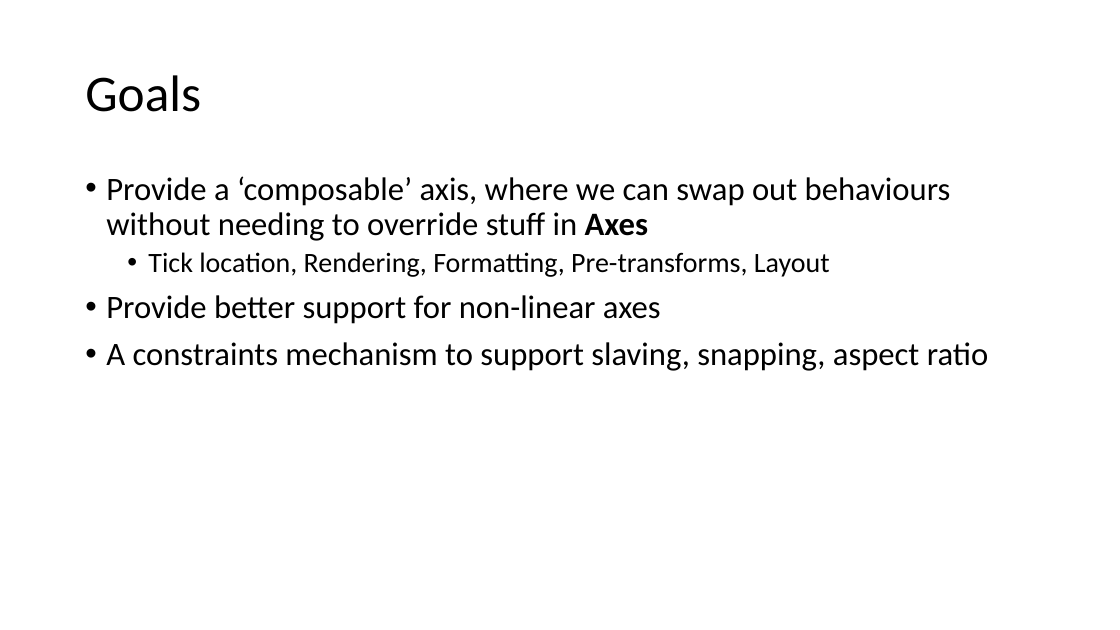
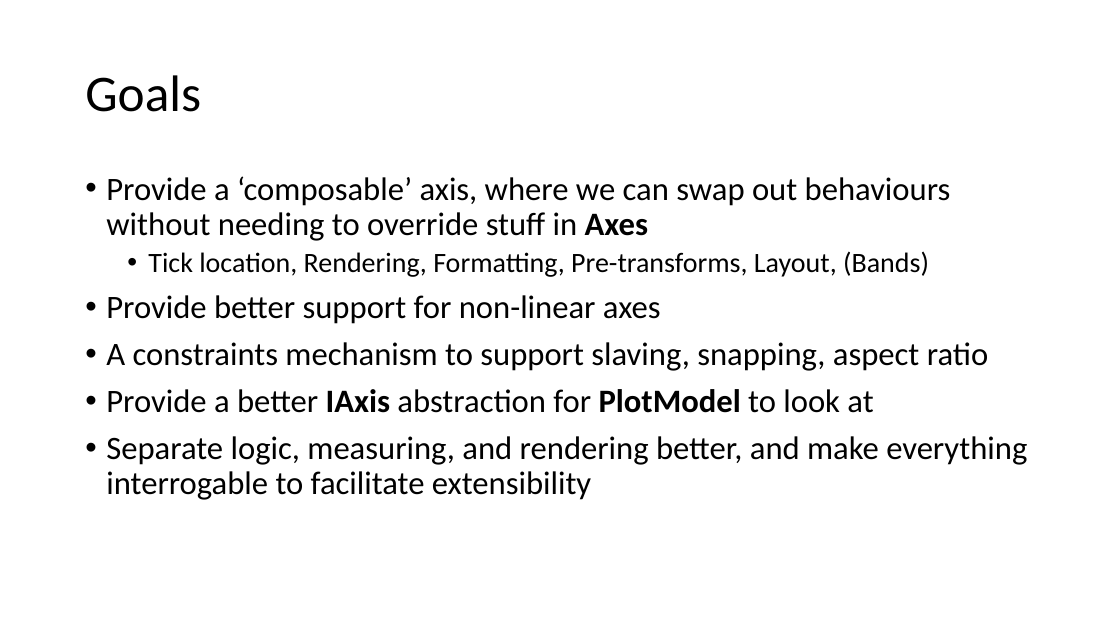
Before and after one commit to VisualMelon/oxyplot, a slide deck: slide 5 of Source/OxyPlot/Axes/ComposableAxis/Composable Axis.pptx. Drawn at 1120x630 pixels with LibreOffice and Linux fonts; fonts in the diff are those of the drawing. Boxes give left, top, right and bottom in pixels: in the first picture for what was removed or moved away, otherwise in the second. Text is boxed around its words. In the diff, an @@ line names an element or a change of style, - is before the commit and + after.

```diff
--- a/Source/OxyPlot/Axes/ComposableAxis/Composable Axis.pptx
+++ b/Source/OxyPlot/Axes/ComposableAxis/Composable Axis.pptx
@@ text at box(148, 251, 929, 277): text changed @@
-  • Tick location, Rendering, Formatting, Pre-transforms, Layout
+  • Tick location, Rendering, Formatting, Pre-transforms, Layout, (Bands)
@@ text at box(106, 389, 1027, 500): paragraphs added @@
+• Provide a better IAxis abstraction for PlotModel to look at
+• Separate logic, measuring, and rendering better, and make everything interrogable to facilitate extensibility
```
Also in this commit, not shown: 6 other slides changed, 8 slides added.
